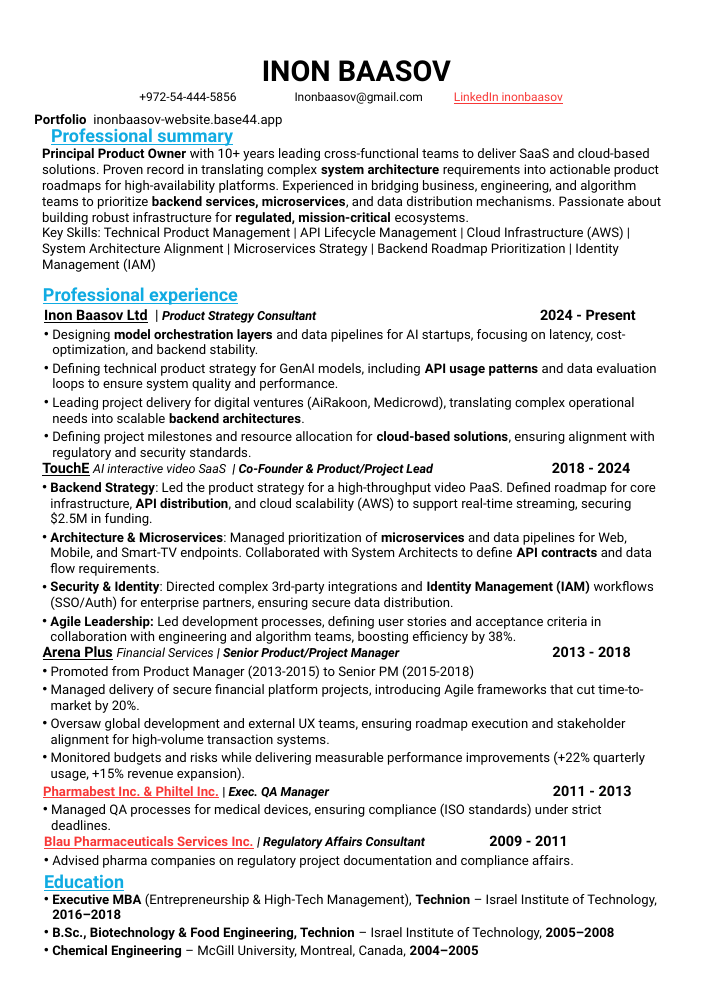
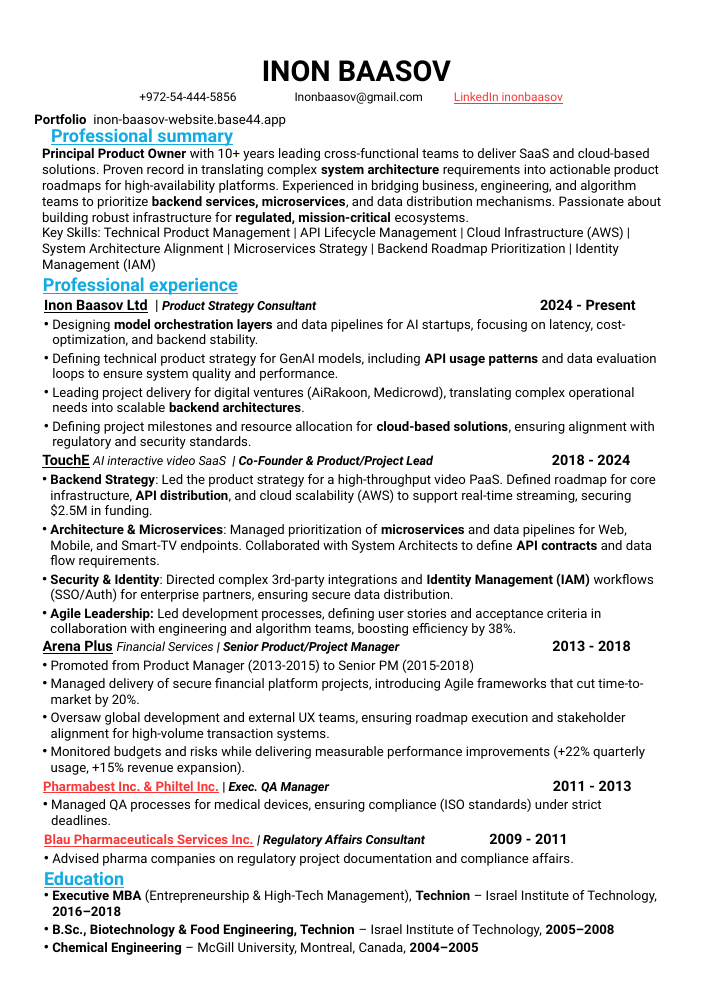
Before and after one commit to InonB2/claude-playground-framework, a slide deck: slide 1 of owner_inbox/archive/cv_archive/6486_TrainingPM_Elbit_Netanya/v4_Inon_Baasov_CV_TrainingPM.pptx. Drawn at 713x1008 pixels with LibreOffice and Linux fonts; fonts in the diff are those of the drawing. Boxes give left, top, right and bottom in pixels: in the first picture for what was removed or moved away, otherwise in the second. Text is boxed around its words. In the diff, an @@ line names an element or a change of style, - is before the commit and + after.

```diff
--- a/owner_inbox/archive/cv_archive/6486_TrainingPM_Elbit_Netanya/v4_Inon_Baasov_CV_TrainingPM.pptx
+++ b/owner_inbox/archive/cv_archive/6486_TrainingPM_Elbit_Netanya/v4_Inon_Baasov_CV_TrainingPM.pptx
@@ text at [34,114,286,127]: text changed @@
-Portfolio inonbaasov-website.base44.app
+Portfolio inon-baasov-website.base44.app
@@ 3 texts: place and size @@
-3 texts at [42,287,656,644]
+3 texts at [42,277,656,636]
@@ 3 texts: place and size @@
-3 texts at [43,646,657,958]
+3 texts at [43,640,657,955]
```
Also in this commit, not shown: 20 other files.
